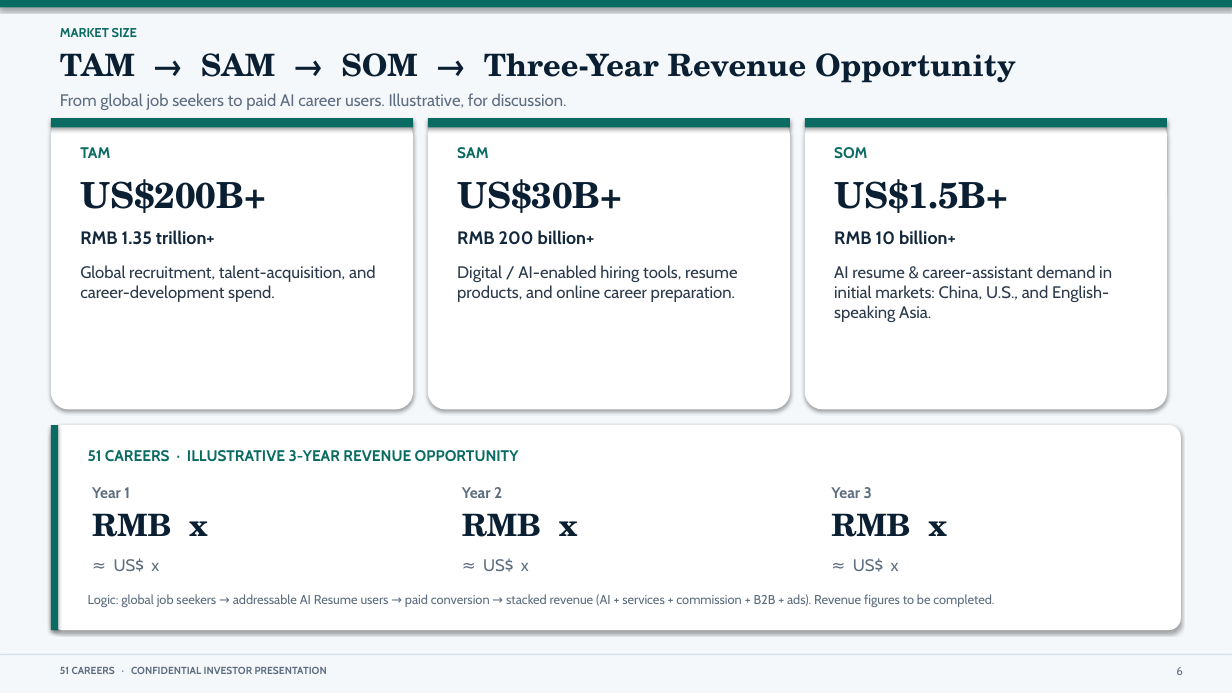
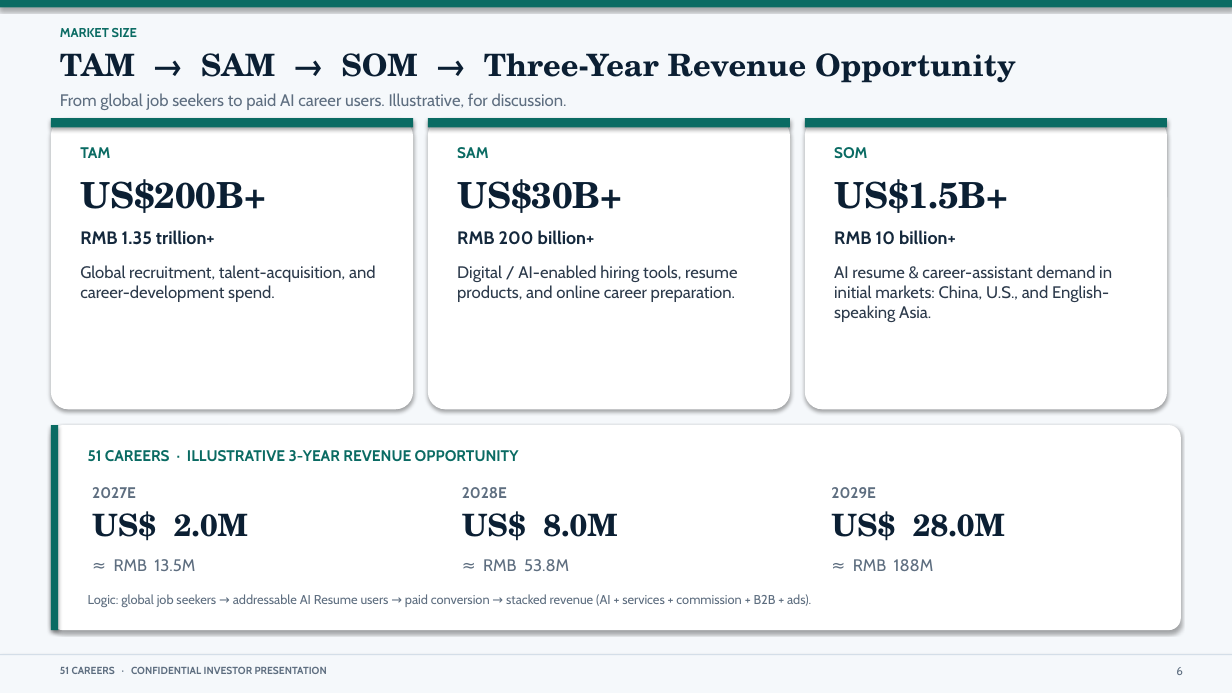
Before and after one commit to anthonyleedu/anthonyleedu, a slide deck: slide 6 of 51Careers_Addition.pptx. Drawn at 1232x693 pixels with LibreOffice and Linux fonts; fonts in the diff are those of the drawing. Boxes give left, top, right and bottom in pixels: in the first picture for what was removed or moved away, otherwise in the second. Text is boxed around its words. In the diff, an @@ line names an element or a change of style, - is before the commit and + after.

```diff
--- a/51Careers_Addition.pptx
+++ b/51Careers_Addition.pptx
@@ text at [92, 487, 136, 498]: text changed @@
-Year 1
+2027E
@@ text at [462, 487, 507, 498]: text changed @@
-Year 2
+2028E
@@ text at [831, 487, 876, 498]: text changed @@
-Year 3
+2029E
@@ text at [92, 511, 248, 541]: text changed @@
-RMB x
+US$ 2.0M
@@ text at [462, 511, 617, 541]: text changed @@
-RMB x
+US$ 8.0M
@@ text at [831, 511, 1005, 541]: text changed @@
-RMB x
+US$ 28.0M
@@ text at [114, 559, 195, 571]: text changed @@
-≈ US$ x
+≈ RMB 13.5M
@@ text at [483, 559, 569, 571]: text changed @@
-≈ US$ x
+≈ RMB 53.8M
@@ text at [853, 559, 934, 571]: text changed @@
-≈ US$ x
+≈ RMB 188M
@@ text at [88, 594, 811, 607]: text changed @@
-Logic: global job seekers → addressable AI Resume users → paid conversion → stacked revenue (AI + services + commission + B2B + ads). Revenue figures to be completed.
+Logic: global job seekers → addressable AI Resume users → paid conversion → stacked revenue (AI + services + commission + B2B + ads).
```
Also in this commit, not shown: 8 other slides changed, 1 slide added, 2 slides removed, 1 other file.
